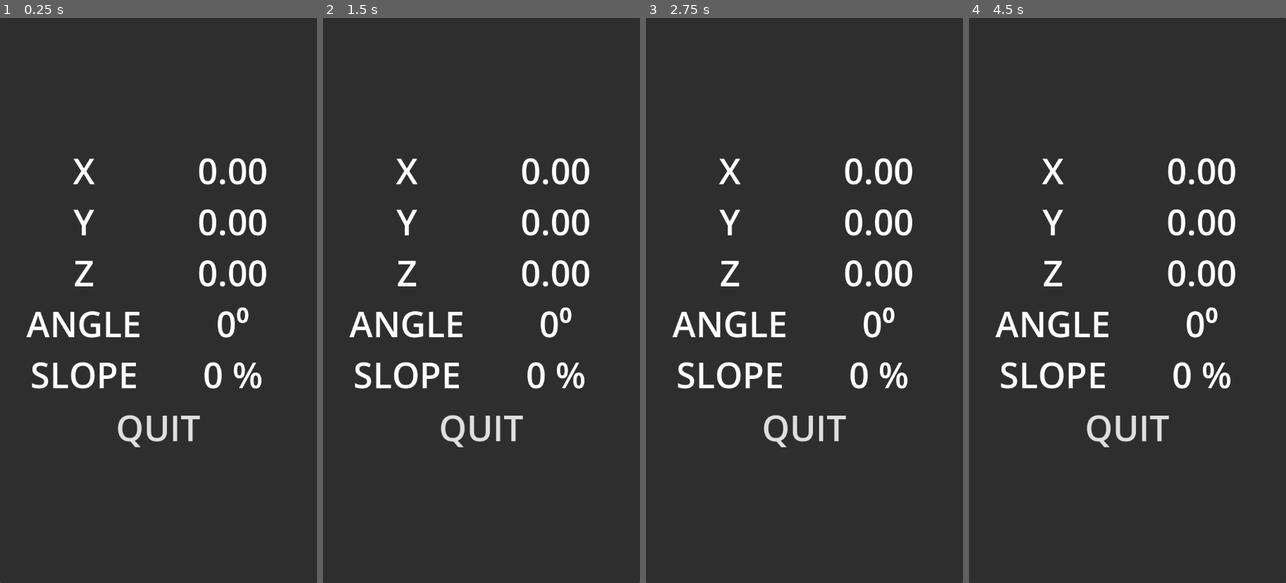
Above: before the commit, frames 1-4 (left to right).
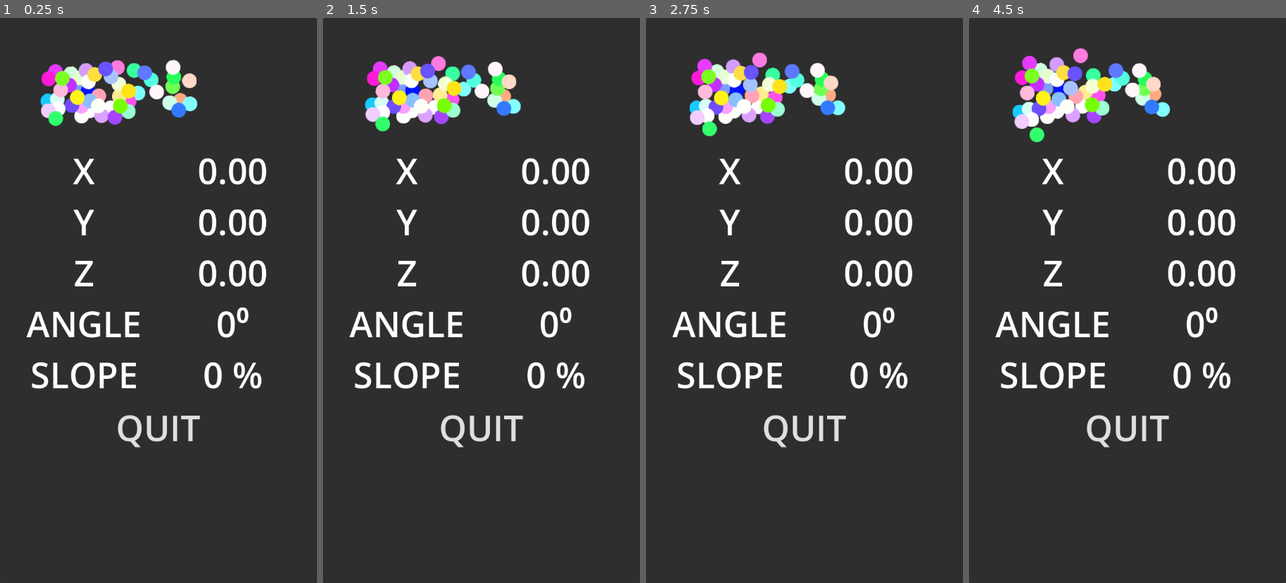
Above: after the commit, the same moments.

Repository: crowdagger/Slope
Game: Godot game, scene res://main.tscn
The game is run twice, just before and just after one commit, with the same random seed, the same clock (stepped at 60 frames per second) and the same inputs.
Inputs:
- Up to frame 1 (0.25 s): no input
- Up to frame 2 (1.5 s): no input
- Up to frame 3 (2.75 s): no input
- Up to frame 4 (4.5 s): no input

The runs differ from the first frame. In frame 1, 3.7% of the frame differs, in the area x 12-63%, y 7-20%; in frame 2, 3.9%; in frame 3, 3.9%; in frame 4, 4.0%, in the area x 13-64%, y 5-22%.

Commit message:
Add balls

Diff:
--- /dev/null
+++ b/global/events.gd
@@ -0,0 +1,3 @@
+extends Node
+
+signal unfreeze
--- a/main.gd
+++ b/main.gd
@@ -5,10 +5,12 @@
 @onready var z_value: RichTextLabel = $"Panel/MarginContainer/VBoxContainer/GridContainer/z-value"
 @onready var slope_value: RichTextLabel = $"Panel/MarginContainer/VBoxContainer/GridContainer/slope-value"
 @onready var angle_value: RichTextLabel = $"Panel/MarginContainer/VBoxContainer/GridContainer/angle-value"
-
+@onready var board: FunBoard = $Board
 
 func _process(_delta: float) -> void:
 	var accel: Vector3 = Input.get_accelerometer()
+	board.gravity_vector = accel
+	board.gravity_vector.y = -board.gravity_vector.y
 	x_value.text = "%.2f" % [accel.x]
 	y_value.text = "%.2f" % [accel.y]
 	z_value.text = "%.2f" % [accel.z]
--- a/main.tscn
+++ b/main.tscn
@@ -2,6 +2,7 @@
 
 [ext_resource type="Script" uid="uid://cx2h73jv14uph" path="res://main.gd" id="1_js8gv"]
 [ext_resource type="Theme" uid="uid://cyqcqk4j08o4w" path="res://themes/main_theme.tres" id="2_5i842"]
+[ext_resource type="PackedScene" uid="uid://b737rm0xy88gc" path="res://scenes/fun.tscn" id="3_h2yge"]
 
 [node name="Main" type="Control" unique_id=1157030537]
 layout_mode = 3
@@ -133,4 +134,6 @@
 text = "QUIT"
 flat = true
 
+[node name="Board" parent="." unique_id=1522446496 instance=ExtResource("3_h2yge")]
+
 [connection signal="pressed" from="Panel/MarginContainer/VBoxContainer/Button" to="." method="_on_button_pressed"]
--- a/project.godot
+++ b/project.godot
@@ -14,6 +14,10 @@
 run/main_scene="uid://dwuw80fqv18vy"
 config/features=PackedStringArray("4.6", "Mobile")
 config/icon="res://icon.svg"
+
+[autoload]
+
+Events="*uid://cb4ytmwljd51w"
 
 [display]
 
--- /dev/null
+++ b/scenes/ball.gd
@@ -0,0 +1,14 @@
+class_name Ball
+extends RigidBody2D
+
+@onready var sprite_2d: Sprite2D = $Sprite2D
+
+func _ready() -> void:
+	sprite_2d.modulate = Color.from_hsv(randf_range(0.0, 1.0), randf_range(0.0, 1.0), 1.0)
+
+
+#func _ready() -> void:
+	#Events.unfreeze.connect(on_unfreeze)
+#
+#func on_unfreeze() -> void:
+	#freeze = false
--- a/scenes/ball.tscn
+++ b/scenes/ball.tscn
@@ -1,11 +1,14 @@
 [gd_scene format=3 uid="uid://b5wmn1fs3jr20"]
 
 [ext_resource type="Texture2D" uid="uid://dlhlxfyke0kba" path="res://assets/ball.png" id="1_7s4qf"]
+[ext_resource type="Script" uid="uid://ta0hjhceqcfu" path="res://scenes/ball.gd" id="1_cxlvu"]
 
 [sub_resource type="CircleShape2D" id="CircleShape2D_cxlvu"]
 
 [node name="Ball" type="RigidBody2D" unique_id=718603355]
+can_sleep = false
 linear_velocity = Vector2(1000, 0)
+script = ExtResource("1_cxlvu")
 
 [node name="CollisionShape2D" type="CollisionShape2D" parent="." unique_id=990182783]
 shape = SubResource("CircleShape2D_cxlvu")
--- /dev/null
+++ b/scenes/fun.gd
@@ -0,0 +1,19 @@
+class_name FunBoard
+extends Node2D
+
+const BALL = preload("uid://b5wmn1fs3jr20")
+@export var gravity_vector: Vector3 = Vector3(0, 0, -9.8)
+
+func _ready() -> void:
+	for x in range(0, 50):
+		var ball: Ball = BALL.instantiate()
+		ball.position.x = randf_range(100.0, 400.0)
+		ball.position.y = randf_range(100.0, 200.0)
+		ball.linear_velocity.x = randf_range(-10.0, 10.0)
+		ball.linear_velocity.y = randf_range(-10.0, 10.0)
+		add_child(ball)
+
+func _physics_process(_delta: float) -> void:
+	PhysicsServer2D.area_set_param(get_viewport().find_world_2d().space, PhysicsServer2D.AREA_PARAM_GRAVITY, 100)
+	var gravity: Vector2 = Vector2(gravity_vector.x, gravity_vector.y)
+	PhysicsServer2D.area_set_param(get_viewport().find_world_2d().space, PhysicsServer2D.AREA_PARAM_GRAVITY_VECTOR, gravity)
--- a/scenes/fun.tscn
+++ b/scenes/fun.tscn
@@ -1,9 +1,9 @@
 [gd_scene format=3 uid="uid://b737rm0xy88gc"]
 
-[ext_resource type="PackedScene" uid="uid://b5wmn1fs3jr20" path="res://scenes/ball.tscn" id="1_17tjs"]
+[ext_resource type="Script" uid="uid://dnmqkryrgpvsw" path="res://scenes/fun.gd" id="1_j4dpo"]
 
 [sub_resource type="PhysicsMaterial" id="PhysicsMaterial_17tjs"]
-bounce = 1.0
+bounce = 0.79
 
 [sub_resource type="RectangleShape2D" id="RectangleShape2D_17tjs"]
 size = Vector2(700, 492)
@@ -17,7 +17,9 @@
 [sub_resource type="RectangleShape2D" id="RectangleShape2D_2f6vl"]
 size = Vector2(700, 1660)
 
-[node name="Fun" type="Node2D" unique_id=1522446496]
+[node name="Fun" type="Node2D" unique_id=360400001]
+script = ExtResource("1_j4dpo")
+metadata/_custom_type_script = "uid://dnmqkryrgpvsw"
 
 [node name="StaticBodyDown" type="StaticBody2D" parent="." unique_id=1342080966]
 physics_material_override = SubResource("PhysicsMaterial_17tjs")
@@ -46,66 +48,3 @@
 [node name="Left" type="CollisionShape2D" parent="StaticBodyLeft" unique_id=1583548451]
 position = Vector2(-342, 810)
 shape = SubResource("RectangleShape2D_2f6vl")
-
-[node name="Ball" parent="." unique_id=718603355 instance=ExtResource("1_17tjs")]
-position = Vector2(205, 108)
-
-[node name="Ball2" parent="." unique_id=1779527040 instance=ExtResource("1_17tjs")]
-position = Vector2(205, 108)
-linear_velocity = Vector2(10, 0)
-
-[node name="Ball3" parent="." unique_id=313424998 instance=ExtResource("1_17tjs")]
-position = Vector2(205, 108)
-linear_velocity = Vector2(10, 0)
-
-[node name="Ball4" parent="." unique_id=1662681207 instance=ExtResource("1_17tjs")]
-position = Vector2(205, 108)
-linear_velocity = Vector2(10, 0)
-
-[node name="Ball5" parent="." unique_id=274186537 instance=ExtResource("1_17tjs")]
-position = Vector2(205, 108)
-linear_velocity = Vector2(10, 0)
-
-[node name="Ball6" parent="." unique_id=1928179863 instance=ExtResource("1_17tjs")]
-position = Vector2(205, 108)
-linear_velocity = Vector2(10, 0)
-
-[node name="Ball7" parent="." unique_id=623352584 instance=ExtResource("1_17tjs")]
-position = Vector2(205, 108)
-linear_velocity = Vector2(10, 0)
-
-[node name="Ball8" parent="." unique_id=1142783986 instance=ExtResource("1_17tjs")]
-position = Vector2(205, 108)
-linear_velocity = Vector2(10, 0)
-
-[node name="Ball9" parent="." unique_id=1806659241 instance=ExtResource("1_17tjs")]
-position = Vector2(205, 108)
-linear_velocity = Vector2(10, 0)
-
-[node name="Ball10" parent="." unique_id=262250508 instance=ExtResource("1_17tjs")]
-position = Vector2(205, 108)
-linear_velocity = Vector2(10, 0)
-
-[node name="Ball11" parent="." unique_id=1409041651 instance=ExtResource("1_17tjs")]
-position = Vector2(205, 108)
-linear_velocity = Vector2(10, 0)
-
-[node name="Ball12" parent="." unique_id=761901697 instance=ExtResource("1_17tjs")]
-position = Vector2(205, 108)
-linear_velocity = Vector2(10, 0)
-
-[node name="Ball13" parent="." unique_id=134133655 instance=ExtResource("1_17tjs")]
-position = Vector2(205, 108)
-linear_velocity = Vector2(10, 0)
-
-[node name="Ball14" parent="." unique_id=1874062886 instance=ExtResource("1_17tjs")]
-position = Vector2(205, 108)
-linear_velocity = Vector2(10, 0)
-
-[node name="Ball15" parent="." unique_id=577628969 instance=ExtResource("1_17tjs")]
-position = Vector2(205, 108)
-linear_velocity = Vector2(10, 0)
-
-[node name="Ball16" parent="." unique_id=552616640 instance=ExtResource("1_17tjs")]
-position = Vector2(205, 108)
-linear_velocity = Vector2(10, 0)
Not shown, added: scenes/ball.gd.uid
Not shown, added: scenes/fun.gd.uid
